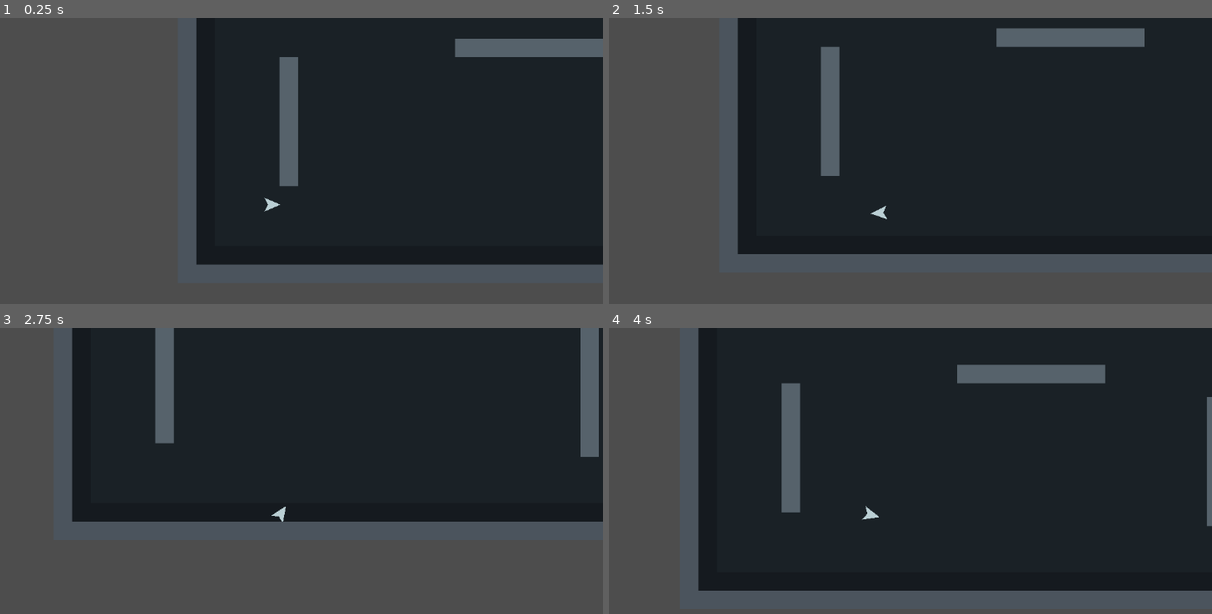
Above: before the commit, frames 1-4 (two rows, left to right).
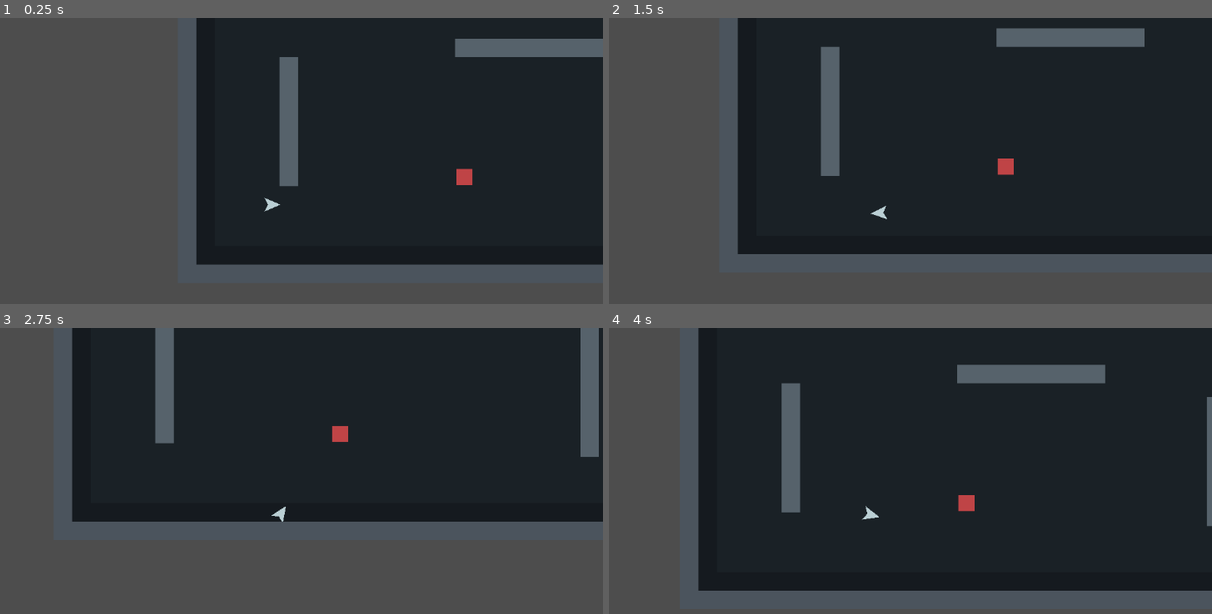
Above: after the commit, the same moments.

Repository: wintermute11-openclaw/delta-protocol
Game: Godot game, scene res://scenes/main/Main.tscn
Two runs of this game, one before a commit and one after it. Both use one fixed random seed, a clock stepped at 60 frames per second and the inputs below.
Inputs (mouse positions are in pixels of both pictures, inside the frame that each line leads up to):
- Up to frame 1 (0.25 s): no input
- Up to frame 2 (1.5 s): tap Enter at 0.5 s; move the mouse to (1025, 186) at 0.52 s; hold D (move_right) 0.53-1.28 s; click (1025, 186) at 0.6 s; tap 1 (weapon_1, bound only after the commit) at 0.8, 1.35 s; move the mouse to (747, 223) at 1.27 s; hold S (move_down) from 1.28 s (still down)
- Up to frame 3 (2.75 s): tap 2 (weapon_2, bound only after the commit) at 1.55, 2.1 s; move the mouse to (337, 433) at 2.02 s; release S (move_down) at 2.03 s; hold D (move_right) from 2.03 s (still down); tap 3 (weapon_3, bound only after the commit) at 2.3 s
- Up to frame 4 (4 s): move the mouse to (844, 588) at 2.77 s; release D (move_right) at 2.78 s; hold W (move_up) 2.78-3.53 s; tap 3 (weapon_3, bound only after the commit) at 2.85 s; click (844, 588) at 3.05 s; move the mouse to (1079, 571) at 3.52 s; hold A (move_left) from 3.53 s (still down); hold Shift (slow_move) from 3.53 s (still down); tap 1 (weapon_1, bound only after the commit) at 3.8 s

The runs differ from the first frame. In frame 1, 0.2% of the frame differs, in the area x 75-79%, y 52-59%; in frame 2, 0.2%, in the area x 64-68%, y 49-55%; in frame 3, 0.2%; in frame 4, 0.2%.

Commit message:
feat: add basic weapons and combat

Diff:
--- a/project.godot
+++ b/project.godot
@@ -28,6 +28,34 @@
 "deadzone": 0.5,
 "events": [Object(InputEventKey,"resource_local_to_scene":false,"resource_name":"","device":-1,"window_id":0,"alt_press …(511 unchanged characters)…
 }
+fire={
+"deadzone": 0.5,
+"events": [Object(InputEventMouseButton,"resource_local_to_scene":false,"resource_name":"","device":-1,"window_id":0,"alt_pressed":false,"shift_pressed":false,"ctrl_pressed":false,"meta_pressed":false,"button_mask":1,"position":Vector2(0, 0),"global_position":Vector2(0, 0),"factor":1.0,"button_index":1,"canceled":false,"pressed":false,"double_click":false,"script":null)]
+}
+weapon_1={
+"deadzone": 0.5,
+"events": [Object(InputEventKey,"resource_local_to_scene":false,"resource_name":"","device":-1,"window_id":0,"alt_pressed":false,"shift_pressed":false,"ctrl_pressed":false,"meta_pressed":false,"pressed":false,"keycode":49,"physical_keycode":49,"key_label":49,"unicode":49,"location":0,"echo":false,"script":null)]
+}
+weapon_2={
+"deadzone": 0.5,
+"events": [Object(InputEventKey,"resource_local_to_scene":false,"resource_name":"","device":-1,"window_id":0,"alt_pressed":false,"shift_pressed":false,"ctrl_pressed":false,"meta_pressed":false,"pressed":false,"keycode":50,"physical_keycode":50,"key_label":50,"unicode":50,"location":0,"echo":false,"script":null)]
+}
+weapon_3={
+"deadzone": 0.5,
+"events": [Object(InputEventKey,"resource_local_to_scene":false,"resource_name":"","device":-1,"window_id":0,"alt_pressed":false,"shift_pressed":false,"ctrl_pressed":false,"meta_pressed":false,"pressed":false,"keycode":51,"physical_keycode":51,"key_label":51,"unicode":51,"location":0,"echo":false,"script":null)]
+}
+interact={
+"deadzone": 0.5,
+"events": [Object(InputEventKey,"resource_local_to_scene":false,"resource_name":"","device":-1,"window_id":0,"alt_pressed":false,"shift_pressed":false,"ctrl_pressed":false,"meta_pressed":false,"pressed":false,"keycode":69,"physical_keycode":69,"key_label":69,"unicode":101,"location":0,"echo":false,"script":null)]
+}
+night_vision={
+"deadzone": 0.5,
+"events": [Object(InputEventKey,"resource_local_to_scene":false,"resource_name":"","device":-1,"window_id":0,"alt_pressed":false,"shift_pressed":false,"ctrl_pressed":false,"meta_pressed":false,"pressed":false,"keycode":78,"physical_keycode":78,"key_label":78,"unicode":110,"location":0,"echo":false,"script":null)]
+}
+restart={
+"deadzone": 0.5,
+"events": [Object(InputEventKey,"resource_local_to_scene":false,"resource_name":"","device":-1,"window_id":0,"alt_pressed":false,"shift_pressed":false,"ctrl_pressed":false,"meta_pressed":false,"pressed":false,"keycode":82,"physical_keycode":82,"key_label":82,"unicode":114,"location":0,"echo":false,"script":null)]
+}
 
 [rendering]
 renderer/rendering_method="forward_plus"
--- /dev/null
+++ b/scenes/enemies/DummyTarget.tscn
@@ -0,0 +1,18 @@
+[gd_scene load_steps=3 format=3]
+
+[ext_resource type="Script" path="res://scripts/enemies/dummy_target.gd" id="1_script"]
+
+[sub_resource type="RectangleShape2D" id="RectangleShape2D_dummy"]
+size = Vector2(28, 28)
+
+[node name="DummyTarget" type="StaticBody2D"]
+script = ExtResource("1_script")
+collision_layer = 1
+collision_mask = 1
+
+[node name="Visual" type="Polygon2D" parent="."]
+color = Color(0.752941, 0.270588, 0.278431, 1)
+polygon = PackedVector2Array(-14, -14, 14, -14, 14, 14, -14, 14)
+
+[node name="CollisionShape2D" type="CollisionShape2D" parent="."]
+shape = SubResource("RectangleShape2D_dummy")
--- a/scenes/main/Main.tscn
+++ b/scenes/main/Main.tscn
@@ -1,6 +1,7 @@
-[gd_scene load_steps=7 format=3]
+[gd_scene load_steps=8 format=3]
 
 [ext_resource type="PackedScene" path="res://scenes/player/Player.tscn" id="1_player"]
+[ext_resource type="PackedScene" path="res://scenes/enemies/DummyTarget.tscn" id="2_dummy"]
 
 [sub_resource type="RectangleShape2D" id="RectangleShape2D_top"]
 size = Vector2(1216, 32)
@@ -121,3 +122,14 @@
 [node name="Visual" type="Polygon2D" parent="Walls/StorageLocker"]
 color = Color(0.341176, 0.384314, 0.423529, 1)
 polygon = PackedVector2Array(-16, -112, 16, -112, 16, 112, -16, 112)
+
+[node name="DummyTargets" type="Node2D" parent="."]
+
+[node name="DummyTargetA" parent="DummyTargets" instance=ExtResource("2_dummy")]
+position = Vector2(736, 152)
+
+[node name="DummyTargetB" parent="DummyTargets" instance=ExtResource("2_dummy")]
+position = Vector2(1072, 664)
+
+[node name="DummyTargetC" parent="DummyTargets" instance=ExtResource("2_dummy")]
+position = Vector2(496, 632)
--- a/scenes/player/Player.tscn
+++ b/scenes/player/Player.tscn
@@ -21,3 +21,9 @@
 enabled = true
 position_smoothing_enabled = true
 position_smoothing_speed = 8.0
+
+[node name="Muzzle" type="Marker2D" parent="."]
+position = Vector2(18, 0)
+
+[node name="KnifeOrigin" type="Marker2D" parent="."]
+position = Vector2(20, 0)
--- /dev/null
+++ b/scenes/weapons/Bullet.tscn
@@ -0,0 +1,20 @@
+[gd_scene load_steps=3 format=3]
+
+[ext_resource type="Script" path="res://scripts/weapons/bullet.gd" id="1_script"]
+
+[sub_resource type="CircleShape2D" id="CircleShape2D_bullet"]
+radius = 4.0
+
+[node name="Bullet" type="Area2D"]
+script = ExtResource("1_script")
+collision_layer = 0
+collision_mask = 1
+monitoring = true
+monitorable = true
+
+[node name="Visual" type="Polygon2D" parent="."]
+color = Color(1, 0.886275, 0.505882, 1)
+polygon = PackedVector2Array(8, 0, -4, -3, -4, 3)
+
+[node name="CollisionShape2D" type="CollisionShape2D" parent="."]
+shape = SubResource("CircleShape2D_bullet")
--- /dev/null
+++ b/scripts/enemies/dummy_target.gd
@@ -0,0 +1,13 @@
+extends StaticBody2D
+
+@export var max_health: int = 2
+
+var current_health: int = 0
+
+func _ready() -> void:
+	current_health = max_health
+
+func take_damage(amount: int) -> void:
+	current_health -= amount
+	if current_health <= 0:
+		queue_free()
--- a/scripts/player/player.gd
+++ b/scripts/player/player.gd
@@ -1,12 +1,30 @@
 extends CharacterBody2D
+
+const BulletScene = preload("res://scenes/weapons/Bullet.tscn")
+const WeaponDataScript = preload("res://scripts/weapons/weapon.gd")
 
 @export var normal_speed: float = 160.0
 @export var slow_speed: float = 80.0
 
 @onready var camera: Camera2D = $Camera2D
+@onready var muzzle: Marker2D = $Muzzle
+@onready var knife_origin: Marker2D = $KnifeOrigin
+
+var weapons: Dictionary = {}
+var current_weapon_slot: int = 1
+var current_weapon: WeaponData
+var fire_cooldown: float = 0.0
 
 func _ready() -> void:
 	camera.enabled = true
+	_setup_weapons()
+	_equip_weapon(1)
+
+func _process(delta: float) -> void:
+	fire_cooldown = max(fire_cooldown - delta, 0.0)
+	look_at(get_global_mouse_position())
+	_handle_weapon_switch()
+	_handle_attack_input()
 
 func _physics_process(_delta: float) -> void:
 	var input_vector := Input.get_vector("move_left", "move_right", "move_up", "move_down")
@@ -14,4 +32,82 @@
 
 	velocity = input_vector * current_speed
 	move_and_slide()
-	look_at(get_global_mouse_position())
+
+func _setup_weapons() -> void:
+	weapons[1] = WeaponDataScript.new("MP5SD", 1, 1, 90, 0.12, false, true)
+	weapons[2] = WeaponDataScript.new("Beretta M9", 2, 1, 30, 0.3, true, true)
+	weapons[3] = WeaponDataScript.new("Knife", 3, 2, -1, 0.4, false, false, 28.0)
+
+func _handle_weapon_switch() -> void:
+	if Input.is_action_just_pressed("weapon_1"):
+		_equip_weapon(1)
+	elif Input.is_action_just_pressed("weapon_2"):
+		_equip_weapon(2)
+	elif Input.is_action_just_pressed("weapon_3"):
+		_equip_weapon(3)
+
+func _equip_weapon(slot: int) -> void:
+	if not weapons.has(slot):
+		return
+
+	current_weapon_slot = slot
+	current_weapon = weapons[slot]
+
+func _handle_attack_input() -> void:
+	if current_weapon == null:
+		return
+
+	if Input.is_action_just_pressed("fire") and fire_cooldown <= 0.0:
+		if current_weapon.bullet_weapon:
+			_fire_bullet_weapon()
+		else:
+			_fire_knife_attack()
+
+func _fire_bullet_weapon() -> void:
+	if not current_weapon.has_ammo():
+		return
+
+	var bullet := BulletScene.instantiate()
+	var direction := (get_global_mouse_position() - global_position).normalized()
+
+	bullet.global_position = muzzle.global_position
+	if bullet.has_method("initialize"):
+		bullet.initialize(direction, current_weapon.damage, self)
+
+	get_tree().current_scene.add_child(bullet)
+	current_weapon.consume_ammo()
+	fire_cooldown = current_weapon.fire_interval
+
+func _fire_knife_attack() -> void:
+	var hit_target := false
+	var space_state := get_world_2d().direct_space_state
+	var shape := CircleShape2D.new()
+	shape.radius = current_weapon.range
+
+	var query := PhysicsShapeQueryParameters2D.new()
+	query.shape = shape
+	query.transform = Transform2D(0.0, knife_origin.global_position)
+	query.collide_with_bodies = true
+	query.collide_with_areas = true
+	query.collision_mask = 1
+
+	for result in space_state.intersect_shape(query, 8):
+		var collider: Object = result.get("collider")
+		if collider != null and collider.has_method("take_damage"):
+			collider.take_damage(current_weapon.damage)
+			hit_target = true
+			break
+
+	fire_cooldown = current_weapon.fire_interval
+	if hit_target:
+		return
+
+func get_weapon_status_text() -> String:
+	if current_weapon == null:
+		return "Unarmed"
+
+	return "%s | Ammo: %s | Loud: %s" % [
+		current_weapon.display_name,
+		current_weapon.ammo_text(),
+		"yes" if current_weapon.loud else "no"
+	]
--- /dev/null
+++ b/scripts/weapons/bullet.gd
@@ -0,0 +1,41 @@
+extends Area2D
+
+@export var speed: float = 620.0
+@export var lifetime: float = 1.5
+
+var direction: Vector2 = Vector2.RIGHT
+var damage: int = 1
+var instigator: Node = null
+var time_alive: float = 0.0
+
+func _ready() -> void:
+	body_entered.connect(_on_body_entered)
+	area_entered.connect(_on_area_entered)
+
+func initialize(p_direction: Vector2, p_damage: int, p_instigator: Node) -> void:
+	direction = p_direction.normalized()
+	damage = p_damage
+	instigator = p_instigator
+	rotation = direction.angle()
+
+func _physics_process(delta: float) -> void:
+	position += direction * speed * delta
+	time_alive += delta
+
+	if time_alive >= lifetime:
+		queue_free()
+
+func _on_body_entered(body: Node) -> void:
+	_handle_hit(body)
+
+func _on_area_entered(area: Area2D) -> void:
+	_handle_hit(area)
+
+func _handle_hit(target: Node) -> void:
+	if target == null or target == instigator:
+		return
+
+	if target.has_method("take_damage"):
+		target.take_damage(damage)
+
+	queue_free()
--- /dev/null
+++ b/scripts/weapons/weapon.gd
@@ -0,0 +1,40 @@
+class_name WeaponData
+extends RefCounted
+
+var display_name: String
+var slot: int
+var damage: int
+var ammo: int
+var fire_interval: float
+var loud: bool
+var bullet_weapon: bool
+var range: float
+
+func _init(
+	p_display_name: String,
+	p_slot: int,
+	p_damage: int,
+	p_ammo: int,
+	p_fire_interval: float,
+	p_loud: bool,
+	p_bullet_weapon: bool,
+	p_range: float = 0.0
+) -> void:
+	display_name = p_display_name
+	slot = p_slot
+	damage = p_damage
+	ammo = p_ammo
+	fire_interval = p_fire_interval
+	loud = p_loud
+	bullet_weapon = p_bullet_weapon
+	range = p_range
+
+func has_ammo() -> bool:
+	return ammo != 0
+
+func consume_ammo() -> void:
+	if ammo > 0:
+		ammo -= 1
+
+func ammo_text() -> String:
+	return "∞" if ammo < 0 else str(ammo)
Not shown, changed: README.md
Not shown, changed: docs/CHANGELOG.md
Not shown, changed: docs/TODO.md
